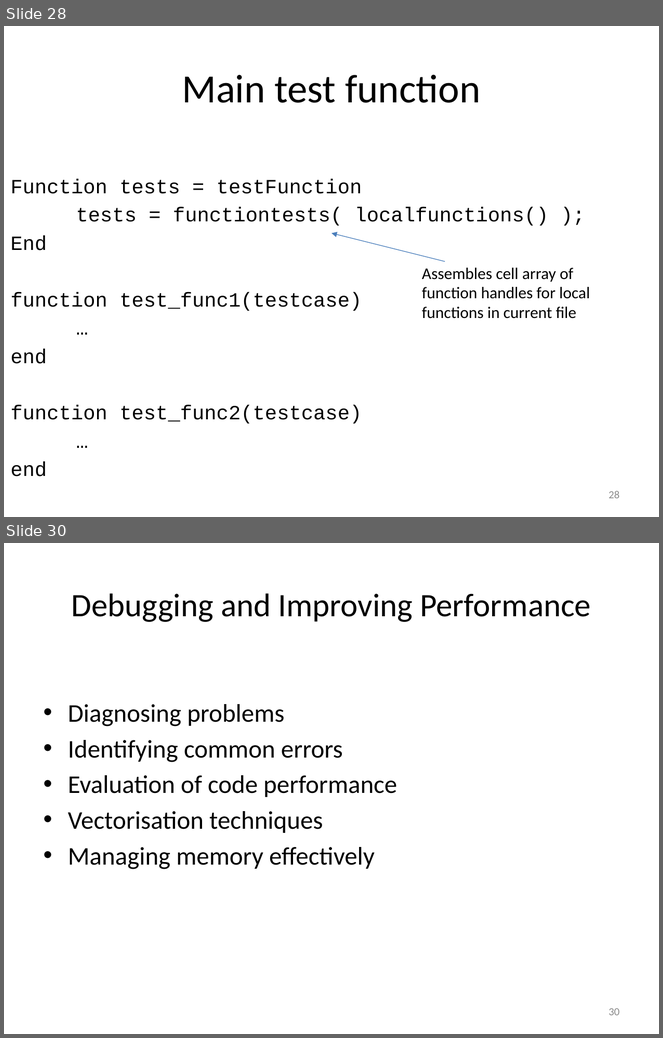
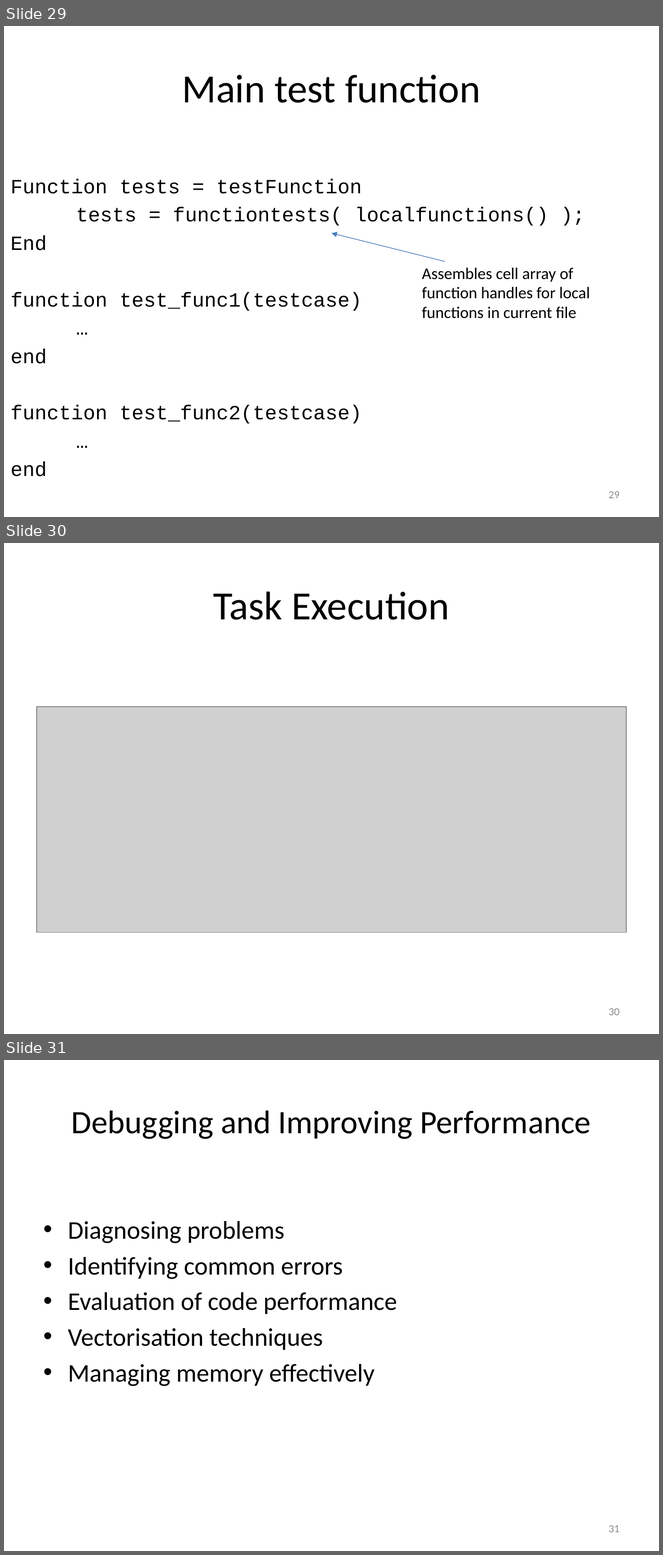
Before and after one commit to louisepb/Nottingham_Workshop, a slide deck: InstructorMaterials/Best Practices for Software Development using MATLAB.pptx. Shown one above the other, each under a label of ours: slides 28 and 30 before the commit, slides 29, 30 and 31 after it; the slides between them are not shown. The pictures are 663x1038 and 663x1555 pixels, drawn with LibreOffice and Linux fonts; fonts in the diff are those of the drawing; grey boxes stand for pictures. Boxes give left, top, right and bottom in pixels: in the first picture for what was removed or moved away, otherwise in the second. Text is boxed around its words. In the diff, an @@ line names an element or a change of style, - is before the commit and + after.

```diff
--- a/InstructorMaterials/Best Practices for Software Development using MATLAB.pptx
+++ b/InstructorMaterials/Best Practices for Software Development using MATLAB.pptx
@@ slide 30 added at [4,543,659,1034], background #FFFFFF @@
@@ title added at [213,591,450,620], 44 pt, text #000000 @@
+Task Execution
@@ picture added at [37,707,626,933] @@
@@ page number added at [609,1008,620,1016], 12 pt, text #8C8C8C @@
+30
@@ what was slide 28 is now slide 29 @@
@@ page number at [609,491,620,499]: text changed @@
-28
+29
@@ what was slide 30 is now slide 31 @@
@@ page number at [609,1525,620,1533]: text changed @@
-30
+31
```
Also in this commit, not shown: 2 slides changed, 1 other slide added, 1 slide removed, 6 other files.
